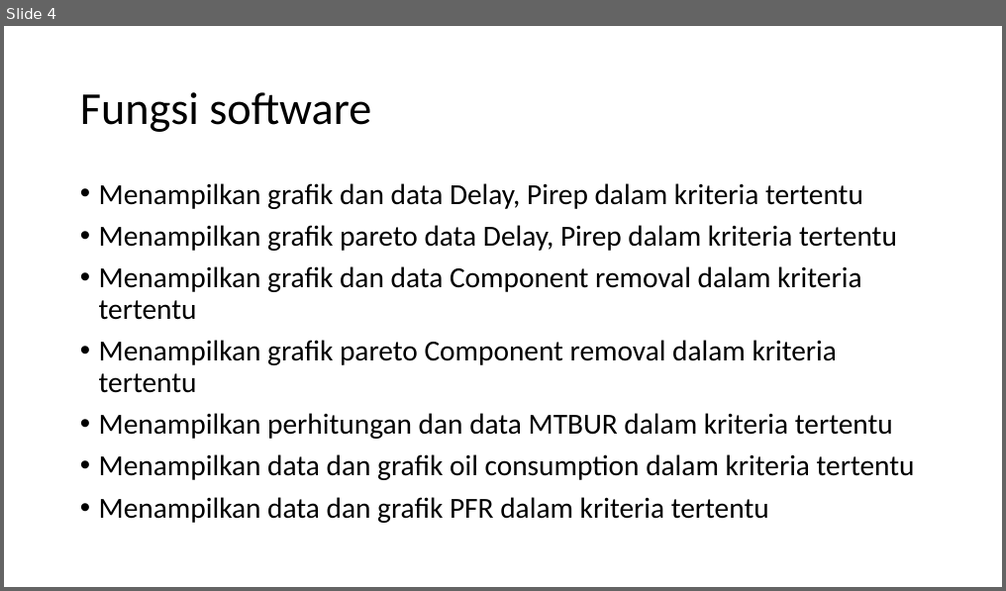
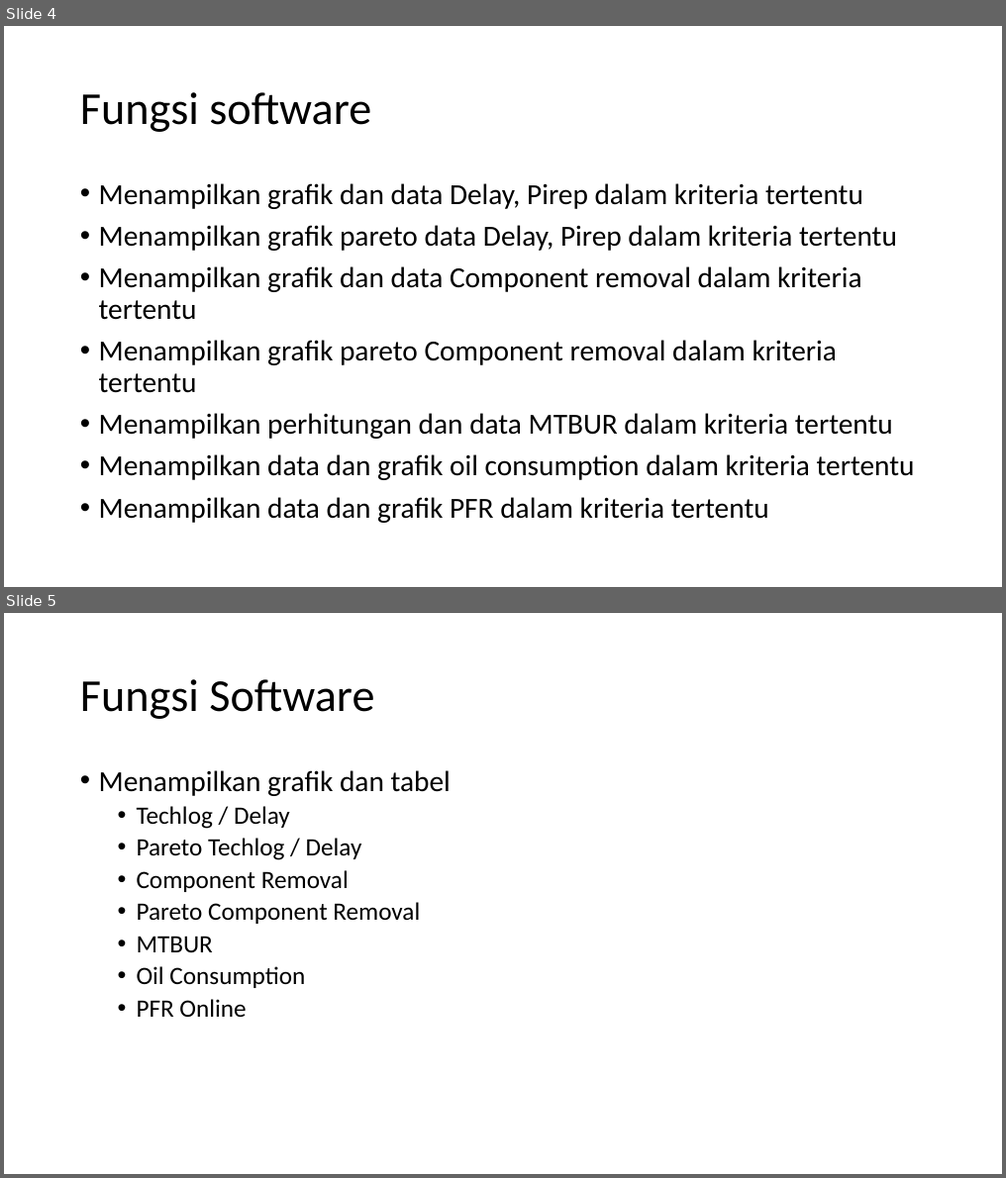
Before and after one commit to 4erka/GMF, a slide deck: Dokumen/ppt+kp.pptx. Shown one above the other, each under a label of ours: slide 4 before the commit, slides 4 and 5 after it. The pictures are 1006x591 and 1006x1178 pixels, drawn with LibreOffice and Linux fonts; fonts in the diff are those of the drawing. Boxes give left, top, right and bottom in pixels: in the first picture for what was removed or moved away, otherwise in the second. Text is boxed around its words. In the diff, an @@ line names an element or a change of style, - is before the commit and + after.

```diff
--- a/Dokumen/ppt+kp.pptx
+++ b/Dokumen/ppt+kp.pptx
@@ slide 5 added at [4, 613, 1002, 1174], background #FFFFFF @@
@@ title added at [80, 679, 374, 719], 44 pt, text #000000 @@
+Fungsi Software
@@ text added at [99, 770, 450, 1017], 24 pt, text #000000 @@
+• Menampilkan grafik dan tabel
+  • Techlog / Delay
+  • Pareto Techlog / Delay
+  • Component Removal
+  • Pareto Component Removal
+  • MTBUR
+  • Oil Consumption
+  • PFR Online
```
Also in this commit, not shown: 1 slide changed, 1 other slide added, 1 slide removed, 1 other file.
